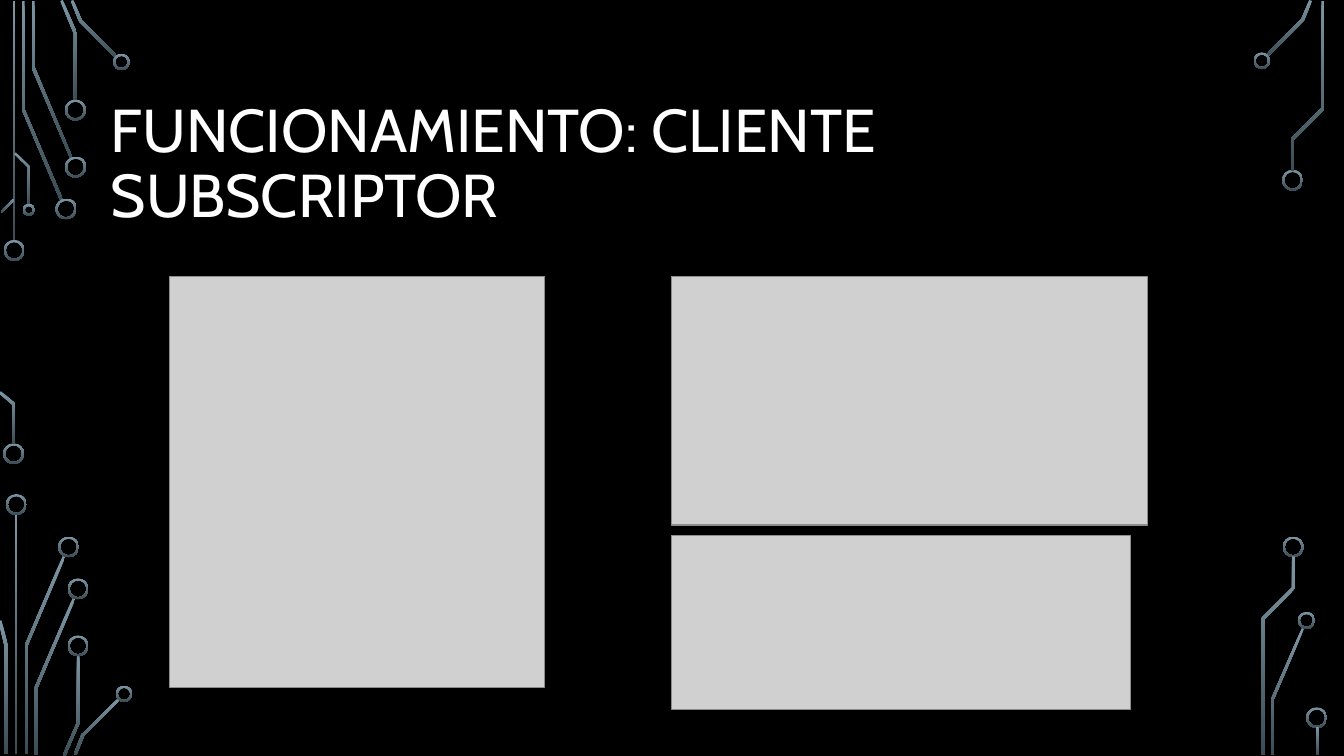
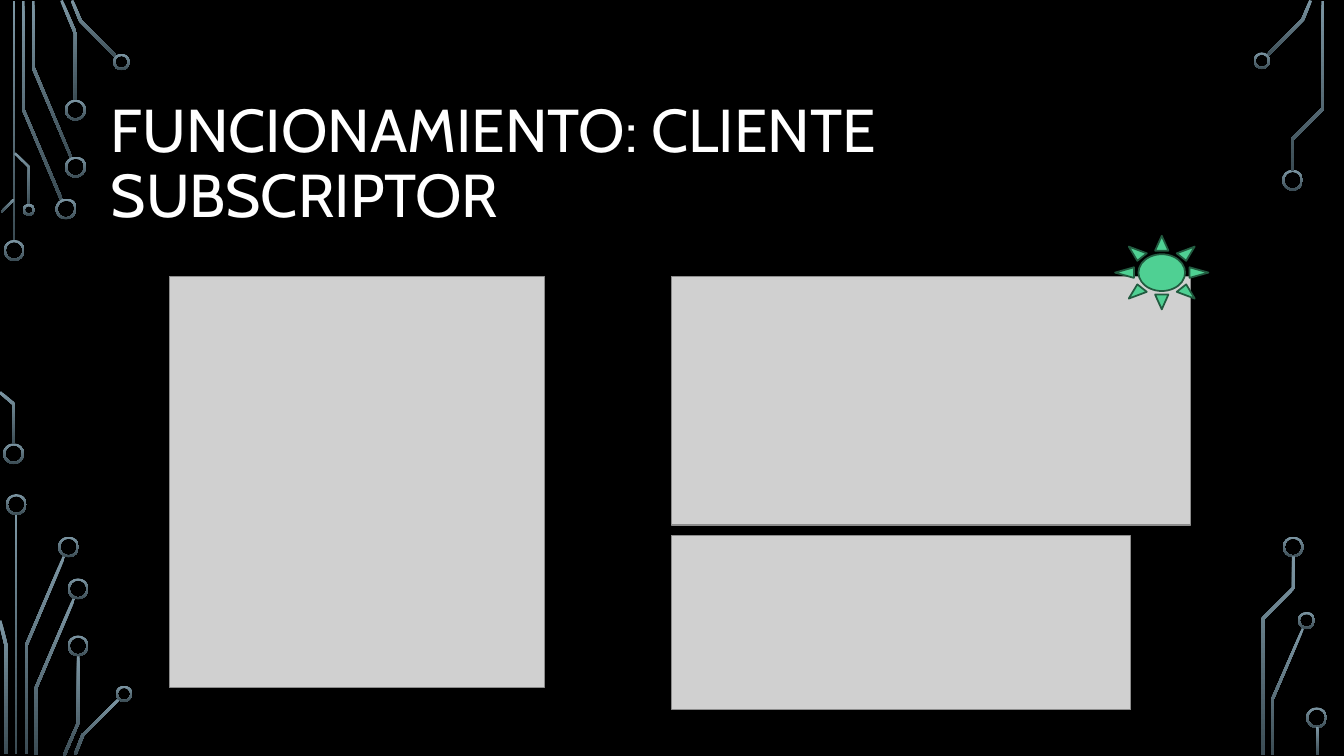
Before and after one commit to ManelDiaz/Reto_Envio, a slide deck: slide 6 of RETO 2 Envío de datos.pptx. Drawn at 1344x756 pixels with LibreOffice and Linux fonts; fonts in the diff are those of the drawing; grey boxes stand for pictures; background and template pictures are left out. Boxes give left, top, right and bottom in pixels: in the first picture for what was removed or moved away, otherwise in the second. Text is boxed around its words. In the diff, an @@ line names an element or a change of style, - is before the commit and + after.

```diff
--- a/RETO 2 Envío de datos.pptx
+++ b/RETO 2 Envío de datos.pptx
@@ sun added at (1115, 236, 1209, 310), fill #4FD093, outline #235B40 1.25 pt @@
@@ picture: place and size @@
-picture at (673, 276, 1148, 525)
+picture at (673, 276, 1191, 525)
```
Also in this commit, not shown: 1 other slide changed, 5 other files.
